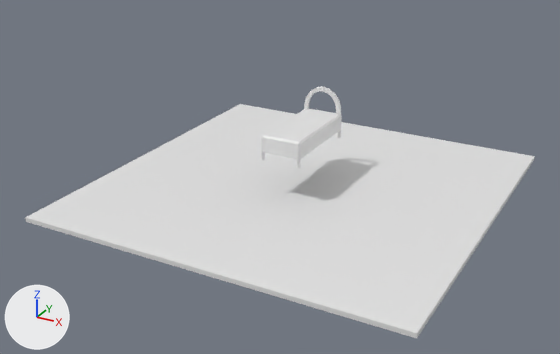
What one commit did to the Blender file rooms/room_a.blend.
One viewpoint serves both versions: a camera (50 mm lens) standing at (17.2, -33.7, 17.1) and looking at (-0.5, -1.5, 1.0). Every picture has the same lights, and +X, +Y and +Z are marked at lower left.

Names of what the first picture shows: 'bed', 'bed-board', 'floor'.
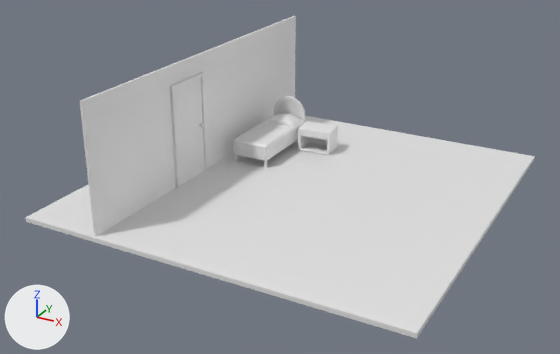
Boxes [x1, y1, x2, y2] around the edits, measured in the pictures (560 x 354 px):
'wall_x-', added
    after: [80, 16, 296, 237]
'bed', moved
    before: [261, 109, 342, 168]
    after: [233, 121, 306, 168]
'door', added
    after: [175, 77, 205, 185]
'sidetable', added
    after: [298, 121, 338, 155]
'doorframe', added
    after: [170, 72, 208, 188]
'bed-board', reshaped, moved (13% narrower, 13% shorter)
    before: [304, 87, 341, 116]
    after: [274, 96, 306, 121]
'pillow', added
    after: [266, 113, 302, 126]
'doorhandle', added
    after: [199, 123, 204, 127]
part 1 of me_circle_001, built on
    before: [308, 87, 341, 115]
    after: [277, 96, 306, 121]

Diff of the bpy script that builds the scene:
```diff
--- a/rooms/room_a.blend.py
+++ b/rooms/room_a.blend.py
@@ me_circle_001 @@
 # used by ob_bed_board; parent = ob_bed; location = (0.0, 2.336, 4.324)
-me_circle_001.from_pydata(...)  # 24 vertices, 21 faces; spans x 0.0..1.055, y -0.121..0.052, z -0.897..0.564
+me_circle_001.from_pydata(...)  # 48 vertices, 43 faces; spans x 0.0..1.055, y -0.121..0.052, z -0.897..0.564
+# me_circle_001 part 1
+# 11 faces are deleted
+# 12 vertices are added at x 0.0, y -0.035..0.052, z -0.897..0.355
+# 12 new vertices lie (0.0, 0.086, 0.0) away from vertices in x 0.0..1.055, y -0.121, z -0.897..0.564
+# 33 new faces join them
@@ me_cube_006 @@
+me_cube_006.from_pydata([(0.03, 1.23, 5.51), (0.03, 1.23, 0.11), (0.03, -1.23, 0.11), (0.03, -1.23, 5.51)], [], [(1, 0, 3, 2)])
@@ me_cylinder @@
+me_cylinder.from_pydata(...)  # 202 vertices, 220 faces; spans x -0.081..0.225, y -0.121..0.121, z -0.121..0.121
@@ me_cube_005 @@
+me_cube_005.from_pydata(...)  # 24 vertices, 17 faces; spans x -0.13..0.15, y -1.44..1.44, z 0.11..5.7
@@ me_cube_004 @@
+me_cube_004.from_pydata(...)  # a box spanning x -0.1..0.1, y -9.9..9.9, z 0.0..6.7
@@ me_cube_003 @@
+me_cube_003.from_pydata(...)  # 20 vertices, 18 faces; spans x -1.0..1.0, y -0.73..0.69, z -0.68..0.71
@@ me_cube_002 @@
+me_cube_002.from_pydata(...)  # 39 vertices, 32 faces; spans x 0.0..0.988, y -0.683..0.644, z -0.085..0.465
@@ ob_bed @@
 ob_bed = bpy.data.objects.new('bed', me_cube_001)
-ob_bed.location = (0.0, 0.0, 3.029)
+ob_bed.location = (-3.849, 3.429, 0.96)
 _m = ob_bed.modifiers.new('Mirror', 'MIRROR')
@@ ob_doorhandle @@
+ob_doorhandle = bpy.data.objects.new('doorhandle', me_cylinder)
+ob_doorhandle.parent = ob_door
+ob_doorhandle.matrix_parent_inverse = Matrix(((1.0, 0.0, 0.0, 5.627), (0.0, 1.0, 0.0, 2.165), (0.0, 0.0, 1.0, 0.0), (0.0, 0.0, 0.0, 1.0)))
+ob_doorhandle.location = (-5.599, -1.167, 2.866)
@@ ob_door @@
+ob_door = bpy.data.objects.new('door', me_cube_006)
+ob_door.location = (-5.63, -2.17, 0.0)
@@ ob_doorframe @@
+ob_doorframe = bpy.data.objects.new('doorframe', me_cube_005)
+ob_doorframe.parent = ob_door
+ob_doorframe.matrix_parent_inverse = Matrix(((1.0, 0.0, 0.0, 5.627), (0.0, 1.0, 0.0, 2.165), (0.0, 0.0, 1.0, 0.0), (0.0, 0.0, 0.0, 1.0)))
+ob_doorframe.location = (-5.627, -2.165, 0.0)
@@ ob_wall_x @@
+ob_wall_x = bpy.data.objects.new('wall_x-', me_cube_004)
+ob_wall_x.parent = ob_floor
+ob_wall_x.location = (-5.701, 0.0, 0.0)
@@ ob_sidetable @@
+ob_sidetable = bpy.data.objects.new('sidetable', me_cube_003)
+ob_sidetable.parent = ob_floor
+ob_sidetable.location = (-1.544, 5.017, 0.805)
+ob_sidetable.rotation_euler = (0.0, 0.0, 0.0805)  # degrees (0, 0, 4.6)
+_m = ob_sidetable.modifiers.new('Bevel', 'BEVEL')
+_m.segments = 2
@@ ob_pillow @@
+ob_pillow = bpy.data.objects.new('pillow', me_cube_002)
+ob_pillow.parent = ob_bed
+ob_pillow.matrix_parent_inverse = Matrix(((1.0, 0.0, 0.0, 0.0), (0.0, 1.0, 0.0, 0.0), (0.0, 0.0, 1.0, -3.029), (0.0, 0.0, 0.0, 1.0)))
+ob_pillow.location = (0.0, 1.611, 3.499)
+_m = ob_pillow.modifiers.new('Mirror', 'MIRROR')
+_m.use_clip = True
+_m = ob_pillow.modifiers.new('Subdivision', 'SUBSURF')
```
